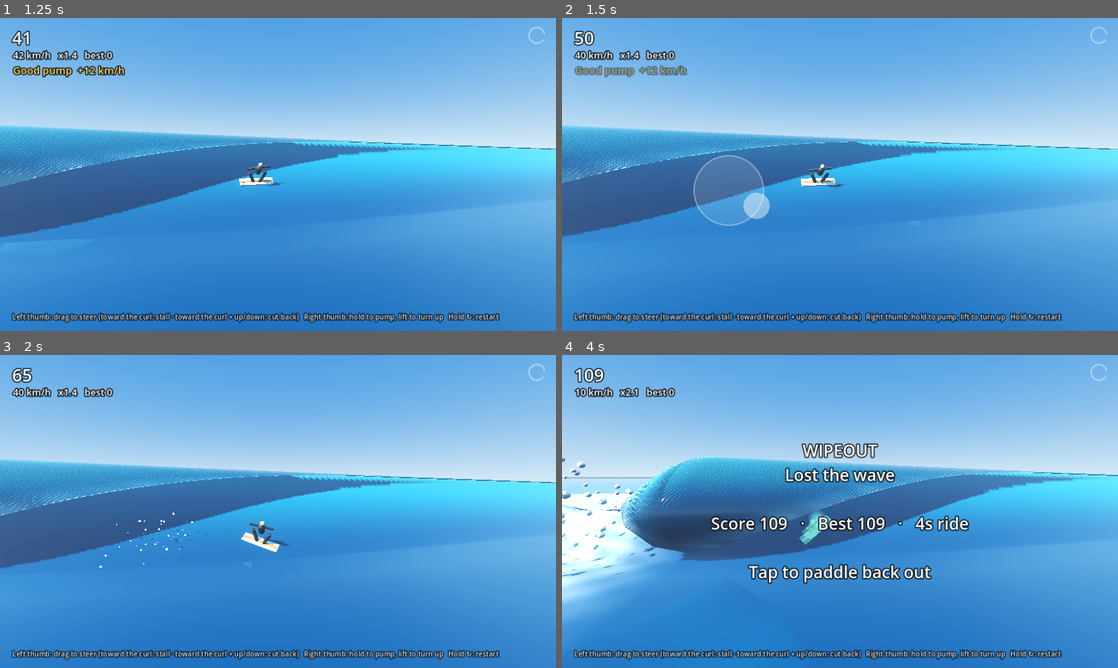
Above: before the commit, frames 1-4 (two rows, left to right).
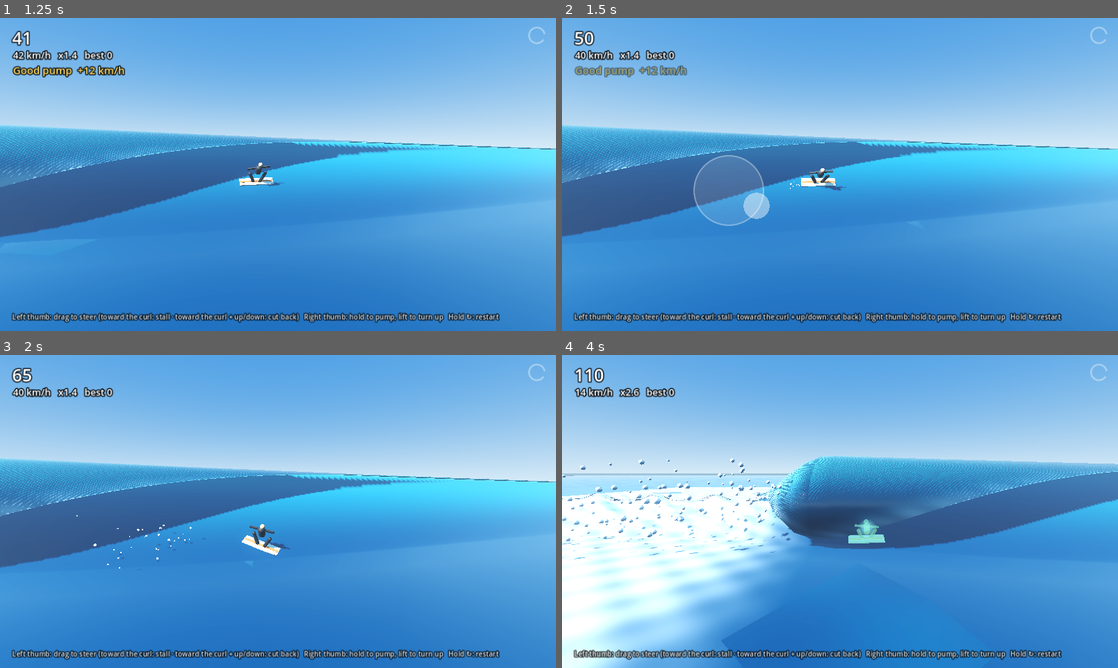
Above: after the commit, the same moments.

Repository: APDos/Swell-rider
Game: Godot game, scene res://main.tscn
The game is run twice, just before and just after one commit, with the same random seed, the same clock (stepped at 60 frames per second) and the same inputs.
Inputs (mouse positions are in pixels of both pictures, inside the frame that each line leads up to):
- Up to frame 1 (1.25 s): tap Enter (ui_accept) at 0.5, 0.77 s; move the mouse to (400, 158) at 0.52 s; hold Right (spin_right) from 0.53 s (still down); hold Space (pump) from 0.53 s (still down); click (400, 158) at 0.67 s
- Up to frame 2 (1.5 s): release Right (spin_right) at 1.25 s; release Space (pump) at 1.25 s; drag from (728, 190) to (812, 237) at 1.27 s
- Up to frame 3 (2 s): no input
- Up to frame 4 (4 s): move the mouse to (895, 442) at 2.02 s; hold Right (spin_right) 2.03-2.75 s; hold Space (pump) 2.03-2.75 s; drag from (812, 574) to (673, 464) at 2.77 s; move the mouse to (1006, 558) at 3.52 s; hold Left (spin_left) from 3.53 s (still down); hold Space (pump) from 3.53 s (still down); tap Enter (ui_accept) at 3.77 s

Frame 1 is identical in both runs. In frame 2, 0.2% of the frame differs, in the area x 0-98%, y 35-56%; in frame 3, 2.2%; in frame 4, 35%, in the area x 0-100%, y 4-100%.

Commit message:
Touch stick: snap to 8 directions, full strength on a short push
On the phone the left stick was too analog to use: a thumb a little
above "back" gave a weak half-carve that counted as a stall, and you
needed a long, exact drag to reach full strength. Now the stick
behaves like the arrow keys: the direction snaps to the nearest of 8
(each 45° wide), and a push of 45% of the radius is already full
strength. Anywhere in the up-back sector is a full cutback.

Co-Authored-By: Claude Opus 5.5 <noreply@anthropic.com>

Diff:
--- a/scripts/touch.gd
+++ b/scripts/touch.gd
@@ -8,8 +8,9 @@
 ## It presses the same input actions as the keyboard and gamepad, at analog
 ## strength, so gameplay never knows where the input came from.
 
-const RADIUS := 80.0        # px (viewport) of drag for a full push
-const DEADZONE := 0.12
+const RADIUS := 80.0        # px (viewport): size of the drawn stick; the centre follows your thumb past it
+const DEADZONE := 0.15      # of RADIUS: smaller than this is no input
+const FULL := 0.45          # of RADIUS: a push this long is already full strength
 const RESTART_SIZE := Vector2(120, 100)   # the ↻ hold area, top-right corner
 
 var main   # main.gd, for its state and the safe-area insets
@@ -104,16 +105,20 @@
 			_canvas.queue_redraw()
 
 
-## v: stick offset, -1..1 per axis, screen y down. Mapped onto a square so a
-## full diagonal is full on both axes, the same as holding two arrow keys.
+## v: stick offset in units of RADIUS, screen y down. A thumb can't hold a
+## precise angle or a full-length push, so the stick works like the arrow keys:
+## the direction snaps to the nearest of 8 (up, up-back, back, ...; each 45°
+## wide), and a short push (FULL of the radius) is already full strength. So
+## anywhere in the up-back sector is a full cutback, never a half-stall.
 func _set_stick(v: Vector2) -> void:
 	var len := minf(v.length(), 1.0)
 	if len < DEADZONE:
 		v = Vector2.ZERO
 	else:
-		var dir := v.normalized()
-		var m := maxf(absf(dir.x), absf(dir.y))
-		v = dir / m * (len - DEADZONE) / (1.0 - DEADZONE)
+		var sector := roundi(v.angle() / (PI / 4.0))
+		var dir := Vector2.from_angle(sector * PI / 4.0)
+		dir = Vector2(roundf(dir.x), roundf(dir.y))   # (±1, 0), (0, ±1) or (±1, ±1)
+		v = dir * clampf((len - DEADZONE) / (FULL - DEADZONE), 0.0, 1.0)
 	_axis("carve_up", -v.y)
 	_axis("carve_down", v.y)
 	_axis("spin_left", -v.x)
--- a/tests/test_controls.gd
+++ b/tests/test_controls.gd
@@ -443,6 +443,15 @@
 		await physics_frame
 	if s.tail_dig < 0.5 or s.facing < 0.0:
 		_fail("touch: dragging back alone should stall (dig %.2f, facing %d)" % [s.tail_dig, int(s.facing)])
+	# A short, sloppy up-back drag (about 30° above back, 40 px) is still a
+	# full-strength cutback, not a half-stall: the stick snaps to 8 directions.
+	_touch(0, left, false)   # lift and touch again, so the stick re-centres under the thumb
+	_touch(0, left, true)
+	_drag(0, left + Vector2(-35, -20))
+	for i in 3:
+		await physics_frame
+	if Input.get_action_strength("carve_up") < 0.99 or Input.get_action_strength("spin_left") < 0.99:
+		_fail("touch: a short up-back drag should be full up + full back (up %.2f, back %.2f)" % [Input.get_action_strength("carve_up"), Input.get_action_strength("spin_left")])
 	# Up-back: drive a cutback, while the other thumb pumps.
 	_drag(0, left + Vector2(-90, -90))
 	_touch(1, right, true)
Not shown, changed: CLAUDE.md
